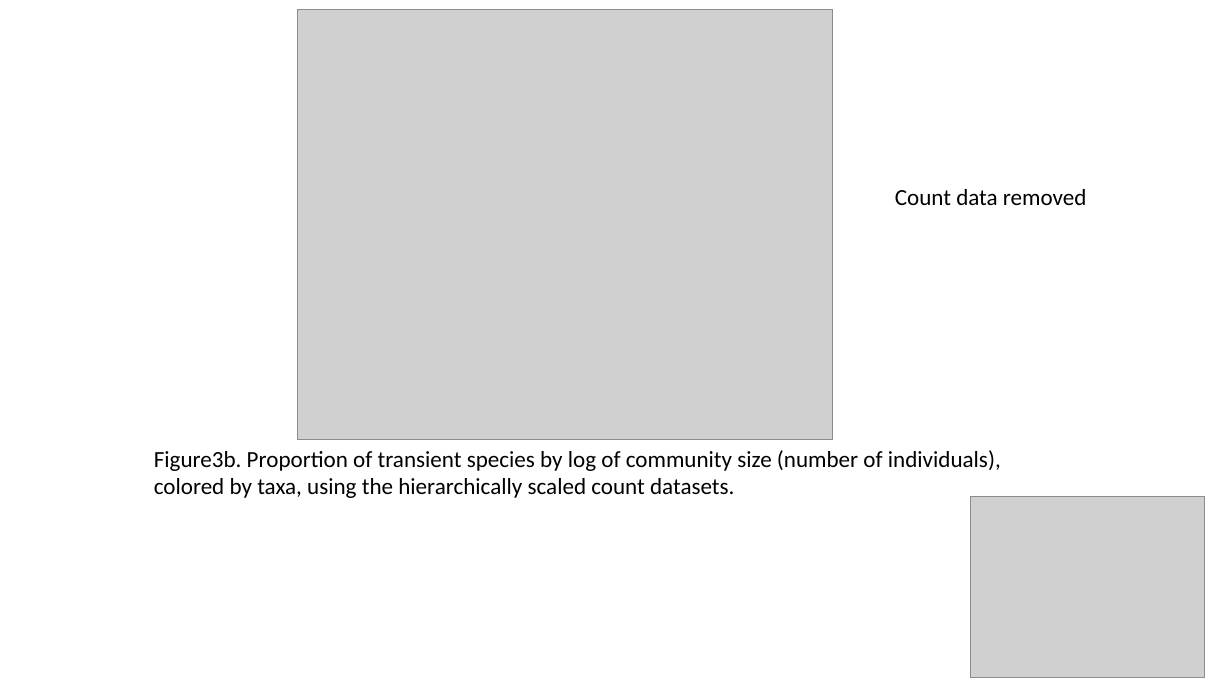
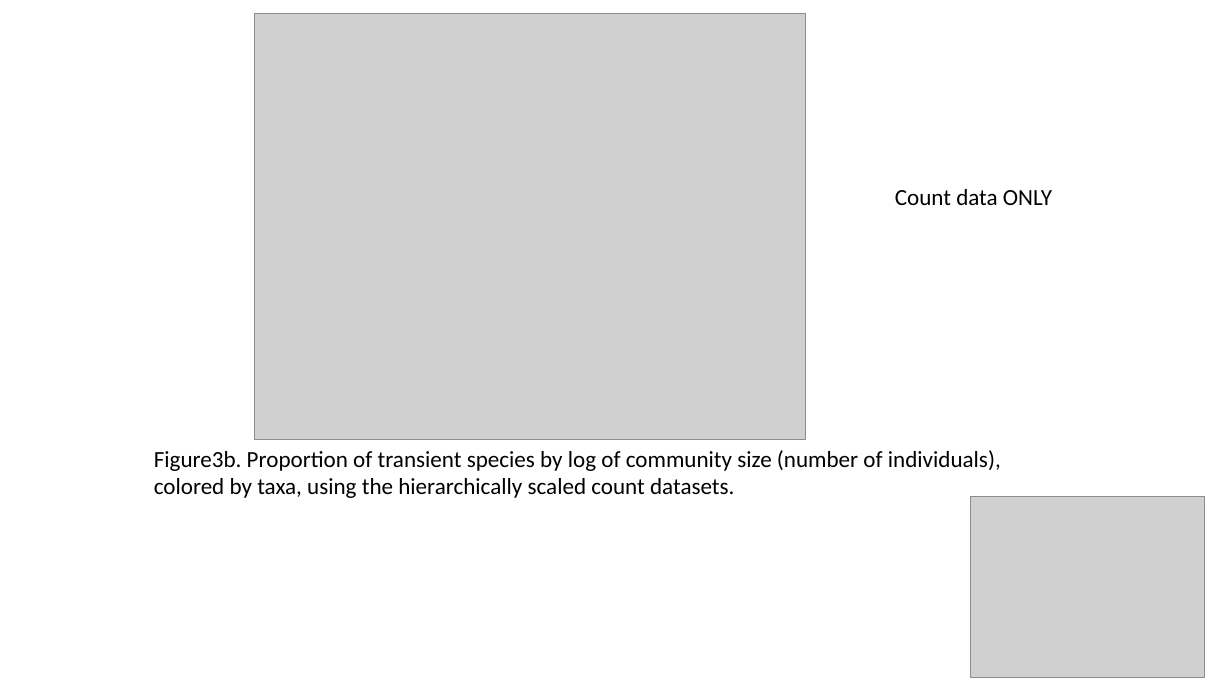
Before and after one commit to hurlbertlab/core-transient, a slide deck: slide 5 of output/plots/all_figs_with_legends.pptx. Drawn at 1232x693 pixels with LibreOffice and Linux fonts; fonts in the diff are those of the drawing; grey boxes stand for pictures. Boxes give left, top, right and bottom in pixels: in the first picture for what was removed or moved away, otherwise in the second. Text is boxed around its words. In the diff, an @@ line names an element or a change of style, - is before the commit and + after.

```diff
--- a/output/plots/all_figs_with_legends.pptx
+++ b/output/plots/all_figs_with_legends.pptx
@@ picture: place and size @@
-picture at (298,9,834,439)
+picture at (255,13,806,439)
@@ text at (895,189,1052,205): text changed @@
-Count data removed
+Count data ONLY
```
Also in this commit, not shown: 3 other slides changed, 10 other files.
